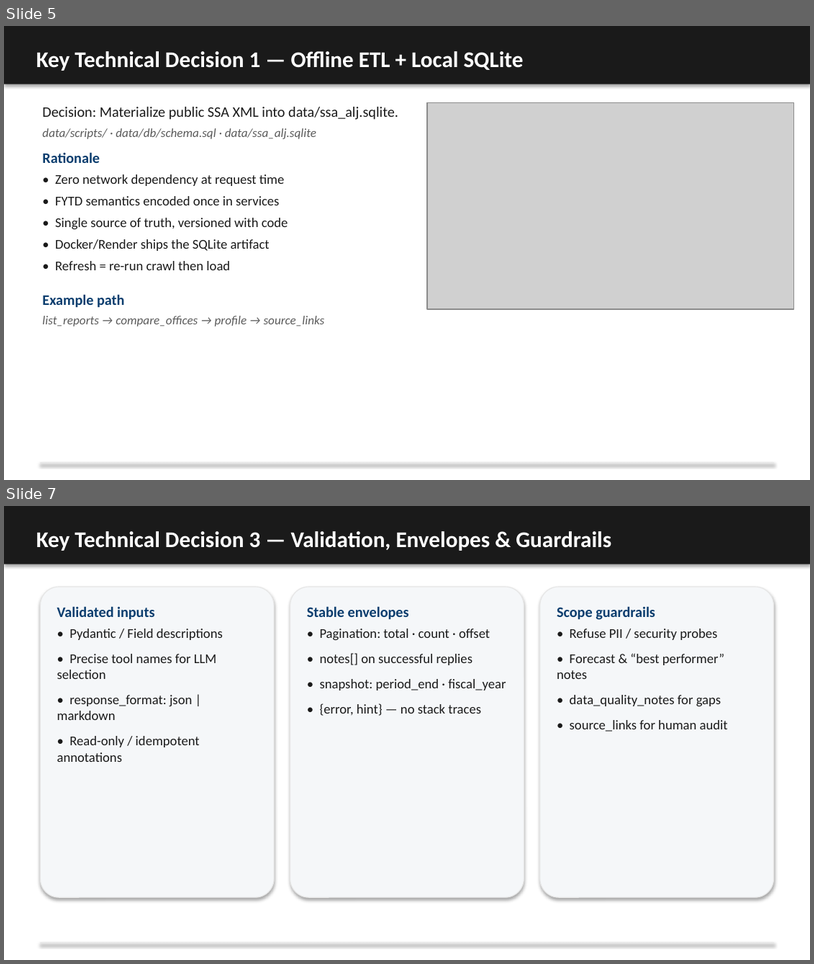
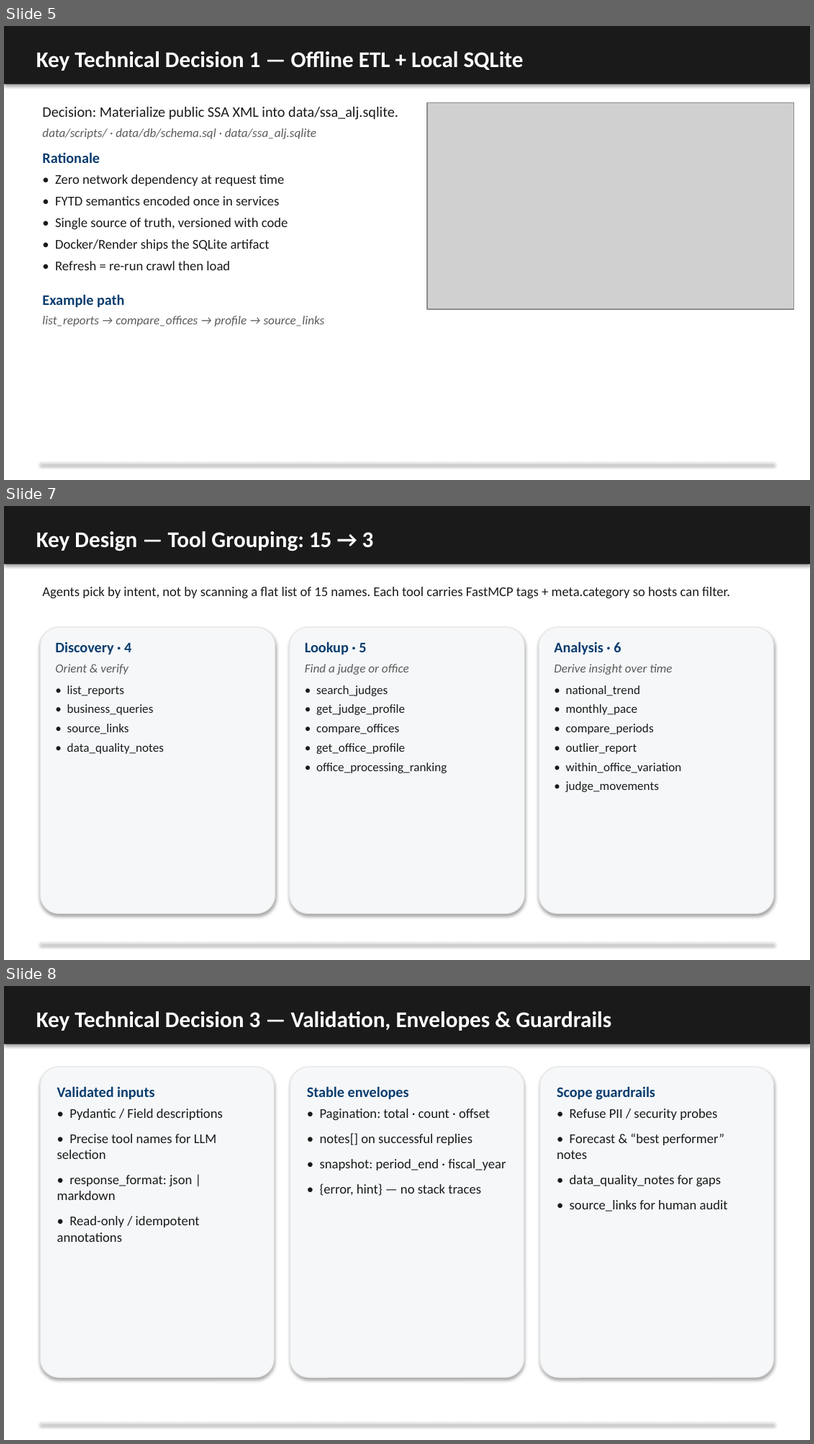
Before and after one commit to GSA-MCPDev-HackAThon-SSAHQ-Team/GSA-Hackathon-SSA-LegalOpenData-MCP-Server, a slide deck: docs/demo/SSA-ALJ-MCP-Hackathon-Deck.pptx. Shown one above the other, each under a label of ours: slides 5 and 7 before the commit, slides 5, 7 and 8 after it; the slides between them are not shown. The pictures are 814x964 and 814x1444 pixels, drawn with LibreOffice and Linux fonts; fonts in the diff are those of the drawing; grey boxes stand for pictures. Boxes give left, top, right and bottom in pixels: in the first picture for what was removed or moved away, otherwise in the second. Text is boxed around its words. In the diff, an @@ line names an element or a change of style, - is before the commit and + after.

```diff
--- a/docs/demo/SSA-ALJ-MCP-Hackathon-Deck.pptx
+++ b/docs/demo/SSA-ALJ-MCP-Hackathon-Deck.pptx
@@ slide 7 added at [4, 506, 810, 960], background #FFFFFF @@
@@ rectangle added at [4, 506, 810, 564], fill #1A1A1A, 20 pt, text #FFFFFF, bold @@
+Key Design — Tool Grouping: 15 → 3
@@ text added at [42, 587, 730, 598], 12 pt, text #1A1A1A @@
+Agents pick by intent, not by scanning a flat list of 15 names. Each tool carries FastMCP tags + meta.category so hosts can filter.
@@ rounded rectangle added at [40, 627, 275, 914], fill #F5F7F9, outline #E6E6E6 0.75 pt @@
@@ rounded rectangle added at [289, 627, 524, 914], fill #F5F7F9, outline #E6E6E6 0.75 pt @@
@@ rounded rectangle added at [540, 627, 774, 914], fill #F5F7F9, outline #E6E6E6 0.75 pt @@
@@ text added at [55, 642, 164, 754], 11 pt, text #1A1A1A @@
+Discovery · 4
+Orient & verify
+• list_reports
+• business_queries
+• source_links
+• data_quality_notes
@@ text added at [305, 641, 447, 773], 11 pt, text #1A1A1A @@
+Lookup · 5
+Find a judge or office
+• search_judges
+• get_judge_profile
+• compare_offices
+• get_office_profile
+• office_processing_ranking
@@ text added at [554, 641, 682, 792], 11 pt, text #1A1A1A @@
+Analysis · 6
+Derive insight over time
+• national_trend
+• monthly_pace
+• compare_periods
+• outlier_report
+• within_office_variation
+• judge_movements
@@ rectangle added at [40, 942, 774, 944], fill #E6E6E6 @@
@@ what was slide 7 is now slide 8 @@
```
Also in this commit, not shown: 1 slide changed, 1 other file.
